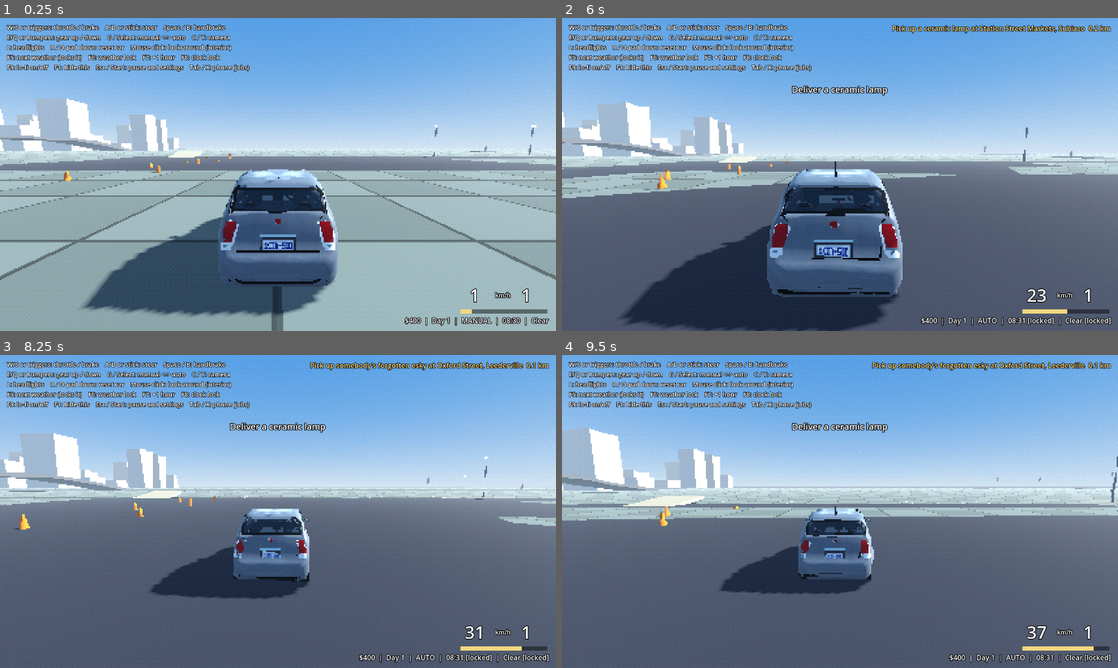
Above: before the commit, frames 1-4 (two rows, left to right).
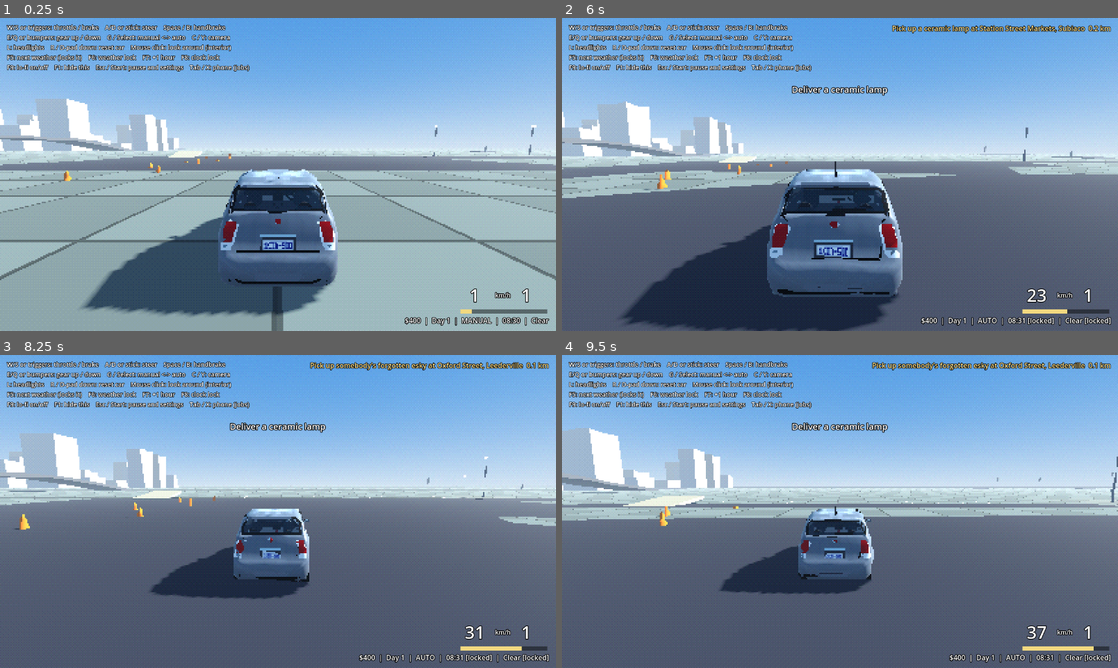
Above: after the commit, the same moments.

Repository: ashciraulo/500
Game: Godot game, scene res://scenes/main.tscn
Two runs of this game, one before a commit and one after it. Both use one fixed random seed, a clock stepped at 60 frames per second and the inputs below.
Inputs (mouse positions are in pixels of both pictures, inside the frame that each line leads up to):
- Up to frame 1 (0.25 s): no input
- Up to frame 2 (6 s): move the mouse to (962, 158) at 0.52 s; hold D (steer_right) 0.53-1.28 s; tap C (camera_toggle) at 0.6, 5.85 s; click (962, 158) at 0.67 s; tap Enter at 1.25 s; move the mouse to (812, 174) at 1.27 s; hold W (accelerate) 1.28-2 s; tap Tab (phone) at 1.35 s; click "Take it" at 2 s; move the mouse to (895, 105) at 2.77 s; hold D (steer_right) 2.78-3.5 s; hold F8 (time_lock) 2.78-3.5 s; tap R (reset_car) at 3.5 s; drag from (812, 237) to (673, 127) at 3.52 s; move the mouse to (878, 177) at 4.27 s; hold W (accelerate) from 4.28 s (still down); tap G (toggle_transmission) at 4.35 s; move the mouse to (795, 171) at 5.02 s; tap F6 (weather_lock) at 5.1 s; move the mouse to (845, 174) at 5.77 s; click (845, 174) at 5.92 s
- Up to frame 3 (8.25 s): move the mouse to (255, 505) at 6.52 s; release W (accelerate) at 6.53 s; hold D (steer_right) 6.53-7.25 s; tap Tab (phone) at 6.6 s; click "Give up this job" at 7.25 s; click "Take it" at 8 s
- Up to frame 4 (9.5 s): move the mouse to (962, 495) at 8.77 s; hold W (accelerate) from 8.78 s (still down); hold F8 (time_lock) from 8.78 s (still down)

The runs differ from the first frame. In frame 1, 0.2% of the frame differs, in the area x 43-58%, y 48-55%; in frame 2, 0.2%; in frame 3, less than 0.1%; in frame 4, less than 0.1%.

Commit message:
Rebuild the Pop body against Ash's photos and drop the real plate (#9)
The Pop that landed in #3 barely resembled a 500 and its plate texture
used Ash's real number, which they asked never to appear. The plate is
now made-up text, and the old preview renders (which showed it) are
removed from docs/ and git-ignored.

The shell is now lofted through smooth cross sections interpolated from
key curves taken off the real car (rounded nose, domed clamshell bonnet,
raked windscreen, high belt with strong tumblehome, upright tailgate).
Window openings are boolean cuts from the real window outlines, with
projected glass and black seals, a black B-pillar, door and bonnet shut
lines, corner headlamps and wraparound tail lamps.

Also fixes empties (Cam_Cockpit, mounts) exporting at the origin, and
moves the car scene's headlight and brake light positions to match.


Claude-Session: https://claude.ai/code/session_01QomZhr9fgjjFpX6LNawLwA

Co-authored-by: Claude <noreply@anthropic.com>

Diff:
--- a/scenes/vehicles/fiat_500_pop.tscn
+++ b/scenes/vehicles/fiat_500_pop.tscn
@@ -13,7 +13,6 @@
 size = Vector3(1.36, 0.55, 1.8)
 
 [node name="Fiat500Pop" type="RigidBody3D"]
-collision_mask = 3
 mass = 940.0
 center_of_mass_mode = 1
 continuous_cd = true
@@ -85,7 +84,7 @@
 [node name="Headlights" type="Node3D" parent="."]
 
 [node name="HeadlightL" type="SpotLight3D" parent="Headlights"]
-transform = Transform3D(1, 0, 0, 0, 0.996195, 0.0871557, 0, -0.0871557, 0.996195, -0.535, 0.25, -1.82)
+transform = Transform3D(1, 0, 0, 0, 0.996195, 0.0871557, 0, -0.0871557, 0.996195, -0.62, 0.235, -1.74)
 light_color = Color(1, 0.95, 0.82, 1)
 light_energy = 6.0
 spot_range = 45.0
@@ -93,7 +92,7 @@
 spot_attenuation = 0.6
 
 [node name="HeadlightR" type="SpotLight3D" parent="Headlights"]
-transform = Transform3D(1, 0, 0, 0, 0.996195, 0.0871557, 0, -0.0871557, 0.996195, 0.535, 0.25, -1.82)
+transform = Transform3D(1, 0, 0, 0, 0.996195, 0.0871557, 0, -0.0871557, 0.996195, 0.62, 0.235, -1.74)
 light_color = Color(1, 0.95, 0.82, 1)
 light_energy = 6.0
 spot_range = 45.0
@@ -104,7 +103,7 @@
 visible = false
 
 [node name="BrakeGlow" type="OmniLight3D" parent="BrakeLights"]
-transform = Transform3D(1, 0, 0, 0, 1, 0, 0, 0, 1, 0, 0.39, 1.75)
+transform = Transform3D(1, 0, 0, 0, 1, 0, 0, 0, 1, 0, 0.37, 1.72)
 light_color = Color(1, 0.1, 0.05, 1)
 light_energy = 1.5
 omni_range = 3.0
Not shown, changed: art/models/cars/pop/pop_dashmat.png.import
Not shown, changed: art/models/cars/pop/pop_floormat.png.import
Not shown, changed: art/models/cars/pop/pop_gauges.png.import
Binary file changed: art/models/cars/pop/pop_paint_worn.png
Not shown, changed: art/models/cars/pop/pop_paint_worn.png.import
Not shown, changed: art/models/cars/pop/pop_plate.png.import
Not shown, changed: art/models/cars/pop/pop_seat_back_d.png.import
Not shown, changed: art/models/cars/pop/pop_seat_back_p.png.import
Not shown, changed: art/models/cars/pop/pop_seat_cushion_d.png.import
Not shown, changed: art/models/cars/pop/pop_seat_cushion_p.png.import
Not shown, changed: art/models/cars/pop/pop_seat_rear.png.import
Not shown, changed: .gitignore
(and 7 more such lines)
